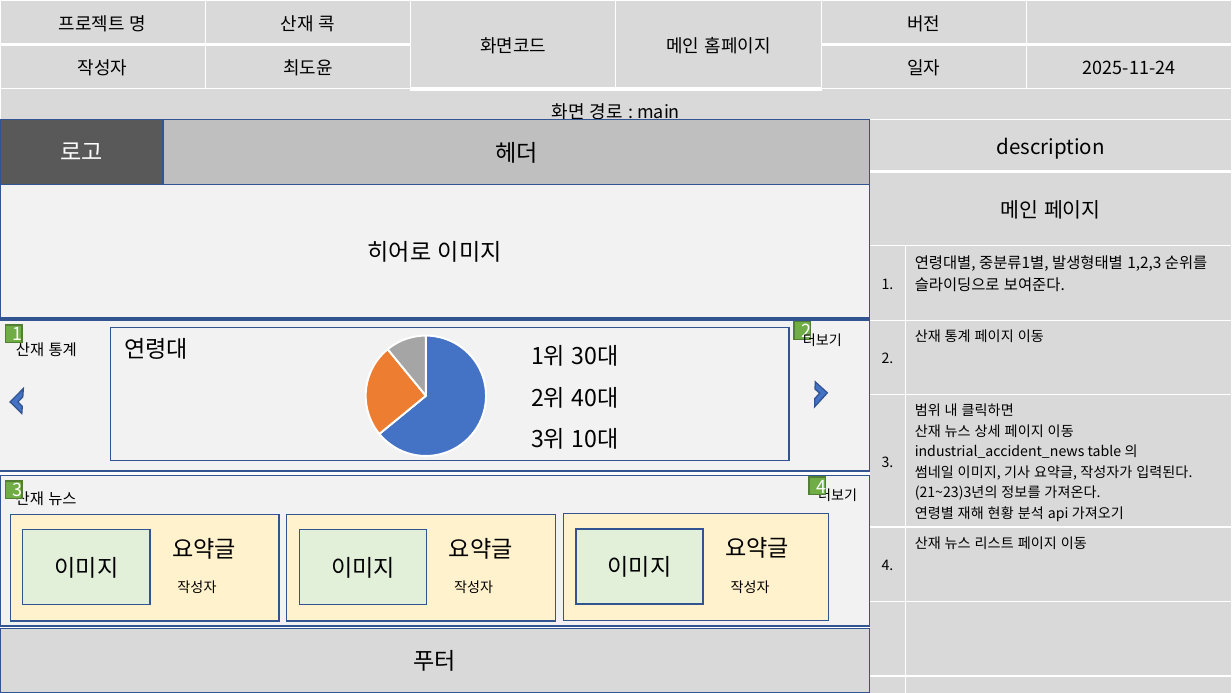
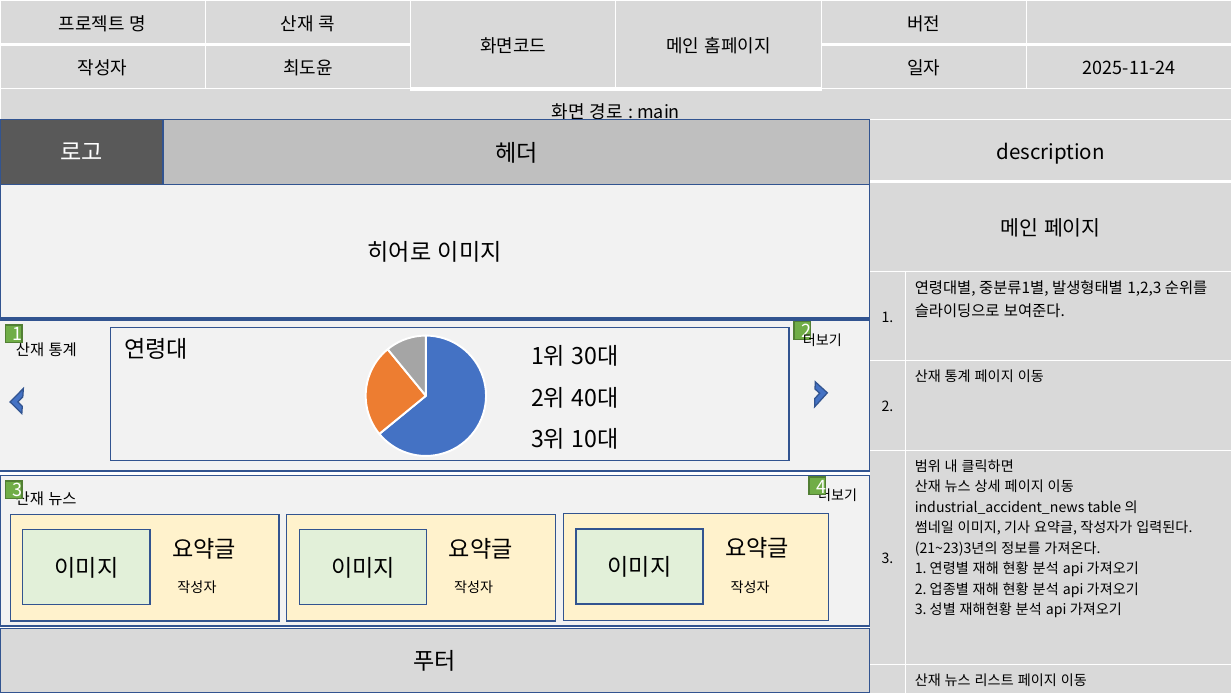
Before and after one commit to imyongchan/source, a slide deck: slide 8 of 최종 기획/스토리보드-수정.pptx. Drawn at 1232x693 pixels with LibreOffice and Linux fonts; fonts in the diff are those of the drawing. Boxes give left, top, right and bottom in pixels: in the first picture for what was removed or moved away, otherwise in the second. Text is boxed around its words. In the diff, an @@ line names an element or a change of style, - is before the commit and + after.

```diff
--- a/최종 기획/스토리보드-수정.pptx
+++ b/최종 기획/스토리보드-수정.pptx
@@ table at (870, 119, 1232, 693) @@
-row 5, column 2: 범위 내 클릭하면 / 산재 뉴스 상세 페이지 이동industrial_accident_news table 의 / 썸네일 이미지, 기사 요약글, 작성자가 입력된다. / (21~23)3년의 정보를 가져온다. / 연령별 재해 현황 분석 api 가져오기
+row 5, column 2: 범위 내 클릭하면 / 산재 뉴스 상세 페이지 이동industrial_accident_news table 의 / 썸네일 이미지, 기사 요약글, 작성자가 입력된다. / (21~23)3년의 정보를 가져온다. / 1. 연령별 재해 현황 분석 api 가져오기 / 2. 업종별 재해 현황 분석 api 가져오기 / 3. 성별 재해현황 분석 api 가져오기
-row 7:  | 
-row 8:  | 
```
Also in this commit, not shown: 5 other slides changed.
